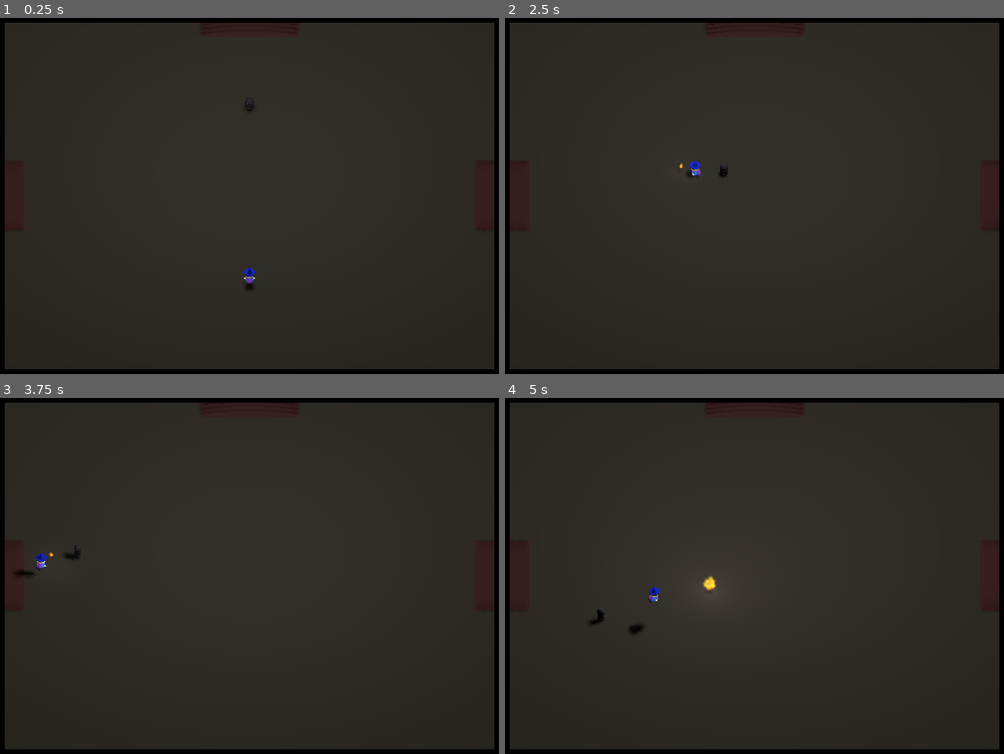
Above: before the commit, frames 1-4 (two rows, left to right).
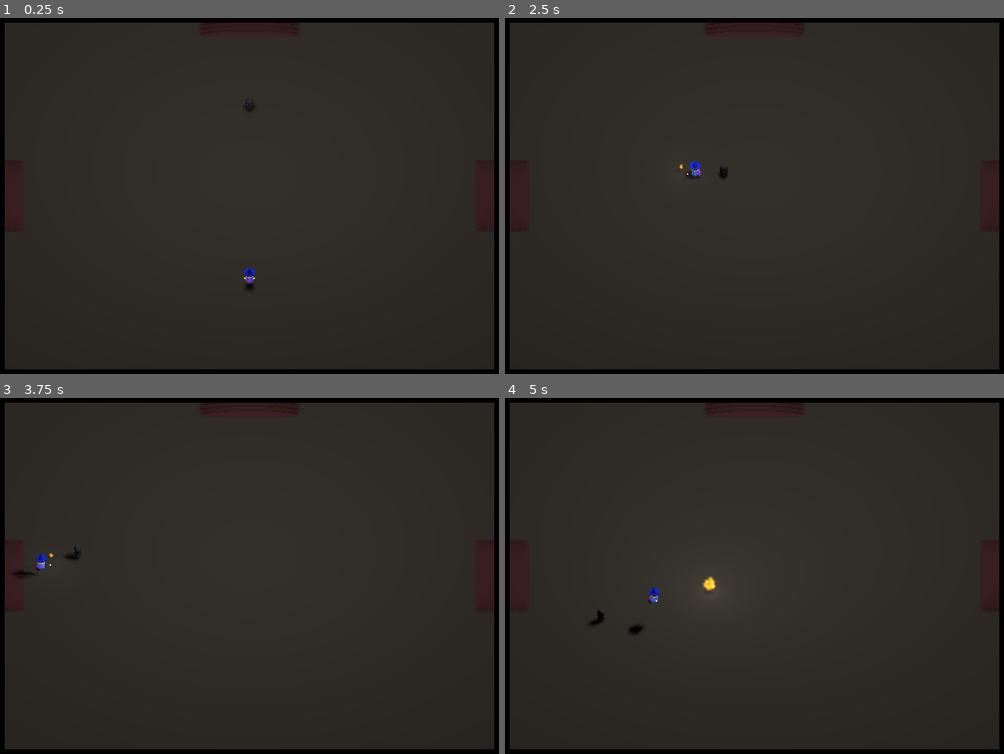
Above: after the commit, the same moments.

Repository: jaredbwasserman/game-jams
Game: Godot game, scene res://scenes/Main.tscn
Same seed, same stepped clock (60 frames per second), same inputs: the game is played once before the commit and once after it.
Inputs (mouse positions are in pixels of both pictures, inside the frame that each line leads up to):
- Up to frame 1 (0.25 s): no input
- Up to frame 2 (2.5 s): tap Enter at 0.5 s; move the mouse to (724, 270) at 0.52 s; press the mouse at (724, 270) at 0.53 s; hold Up (move_forward) 0.53-2.03 s; tap Space (jump) at 0.77, 1.25, 1.52 s; move the mouse to (944, 249) at 1.27 s; release the mouse at (944, 249) at 1.28 s; click (944, 249) at 1.35 s; move the mouse to (564, 142) at 2.02 s; press the mouse at (564, 142) at 2.03 s; hold Left (move_left) from 2.03 s (still down)
- Up to frame 3 (3.75 s): move the mouse to (279, 576) at 2.77 s; release the mouse at (279, 576) at 2.78 s; click (279, 576) at 2.85 s; tap Space (jump) at 3.02 s; move the mouse to (154, 483) at 3.52 s; release Left (move_left) at 3.53 s; press the mouse at (154, 483) at 3.53 s; hold Down (move_back) from 3.53 s (still down)
- Up to frame 4 (5 s): tap Space (jump) at 3.77, 4.52 s; move the mouse to (894, 558) at 4.27 s; release Down (move_back) at 4.28 s; release the mouse at (894, 558) at 4.28 s; hold Right (move_right) from 4.28 s (still down); click (894, 558) at 4.35 s

The runs differ from the first frame. In frame 1, less than 0.1% of the frame differs, in the area x 48-52%, y 22-74%; in frame 2, less than 0.1%; in frame 3, less than 0.1%; in frame 4, less than 0.1%, in the area x 18-43%, y 50-64%.

Commit message:
Add animation

Diff:
--- a/bgj-2022-03/scenes/Player.tscn
+++ b/bgj-2022-03/scenes/Player.tscn
@@ -37,6 +37,142 @@
 
 [sub_resource type="CapsuleShape" id=1]
 
+[sub_resource type="Animation" id=13]
+length = 0.001
+tracks/0/type = "value"
+tracks/0/path = NodePath("Pivot/Hat:translation")
+tracks/0/interp = 1
+tracks/0/loop_wrap = true
+tracks/0/imported = false
+tracks/0/enabled = true
+tracks/0/keys = {
+"times": PoolRealArray( 0 ),
+"transitions": PoolRealArray( 1 ),
+"update": 0,
+"values": [ Vector3( 0, 1.37147, 0 ) ]
+}
+tracks/1/type = "value"
+tracks/1/path = NodePath("Pivot/Face:translation")
+tracks/1/interp = 1
+tracks/1/loop_wrap = true
+tracks/1/imported = false
+tracks/1/enabled = true
+tracks/1/keys = {
+"times": PoolRealArray( 0 ),
+"transitions": PoolRealArray( 1 ),
+"update": 0,
+"values": [ Vector3( 0, 0.818934, 0 ) ]
+}
+tracks/2/type = "value"
+tracks/2/path = NodePath("Pivot/Body:translation")
+tracks/2/interp = 1
+tracks/2/loop_wrap = true
+tracks/2/imported = false
+tracks/2/enabled = true
+tracks/2/keys = {
+"times": PoolRealArray( 0 ),
+"transitions": PoolRealArray( 1 ),
+"update": 0,
+"values": [ Vector3( 0, -0.297131, 7.10543e-15 ) ]
+}
+
+[sub_resource type="Animation" id=14]
+resource_name = "walk"
+length = 1.2
+loop = true
+tracks/0/type = "value"
+tracks/0/path = NodePath("Pivot/Hat:translation")
+tracks/0/interp = 1
+tracks/0/loop_wrap = true
+tracks/0/imported = false
+tracks/0/enabled = true
+tracks/0/keys = {
+"times": PoolRealArray( 0, 1 ),
+"transitions": PoolRealArray( 2.73208, 1 ),
+"update": 0,
+"values": [ Vector3( 0, 1.6, 0 ), Vector3( 0, 1.4, 0 ) ]
+}
+tracks/1/type = "value"
+tracks/1/path = NodePath("Pivot/Face:translation")
+tracks/1/interp = 1
+tracks/1/loop_wrap = true
+tracks/1/imported = false
+tracks/1/enabled = true
+tracks/1/keys = {
+"times": PoolRealArray( 0, 0.7 ),
+"transitions": PoolRealArray( 1, 1 ),
+"update": 0,
+"values": [ Vector3( 0, 0.818934, 0 ), Vector3( 0, 1, 0 ) ]
+}
+tracks/2/type = "value"
+tracks/2/path = NodePath("Pivot/Body:translation")
+tracks/2/interp = 1
+tracks/2/loop_wrap = true
+tracks/2/imported = false
+tracks/2/enabled = true
+tracks/2/keys = {
+"times": PoolRealArray( 0, 0.6 ),
+"transitions": PoolRealArray( 1, 1 ),
+"update": 0,
+"values": [ Vector3( 0, -0.297131, 7.10543e-15 ), Vector3( 0, 0, 0 ) ]
+}
+
+[sub_resource type="Animation" id=15]
+length = 0.001
+tracks/0/type = "value"
+tracks/0/path = NodePath("Pivot/Body/RightHand:translation")
+tracks/0/interp = 1
+tracks/0/loop_wrap = true
+tracks/0/imported = false
+tracks/0/enabled = true
+tracks/0/keys = {
+"times": PoolRealArray( 0 ),
+"transitions": PoolRealArray( 1 ),
+"update": 0,
+"values": [ Vector3( 1.35875, 0, 0 ) ]
+}
+tracks/1/type = "value"
+tracks/1/path = NodePath("Pivot/Body/LeftHand:translation")
+tracks/1/interp = 1
+tracks/1/loop_wrap = true
+tracks/1/imported = false
+tracks/1/enabled = true
+tracks/1/keys = {
+"times": PoolRealArray( 0 ),
+"transitions": PoolRealArray( 1 ),
+"update": 0,
+"values": [ Vector3( -1.359, 0, 0 ) ]
+}
+
+[sub_resource type="Animation" id=16]
+resource_name = "cast"
+length = 1.2
+loop = true
+tracks/0/type = "value"
+tracks/0/path = NodePath("Pivot/Body/RightHand:translation")
+tracks/0/interp = 1
+tracks/0/loop_wrap = true
+tracks/0/imported = false
+tracks/0/enabled = true
+tracks/0/keys = {
+"times": PoolRealArray( 0, 0.4, 0.8 ),
+"transitions": PoolRealArray( 1, 1, 1 ),
+"update": 0,
+"values": [ Vector3( 2, 1.5, 0 ), Vector3( 1.8, 1.5, 0.2 ), Vector3( 1.8, 1.5, -0.2 ) ]
+}
+tracks/1/type = "value"
+tracks/1/path = NodePath("Pivot/Body/LeftHand:translation")
+tracks/1/interp = 1
+tracks/1/loop_wrap = true
+tracks/1/imported = false
+tracks/1/enabled = true
+tracks/1/keys = {
+"times": PoolRealArray( 0, 0.4, 0.8 ),
+"transitions": PoolRealArray( 1, 1, 1 ),
+"update": 0,
+"values": [ Vector3( -2, 1.5, 0 ), Vector3( -1.8, 1.5, 0.2 ), Vector3( -1.8, 1.5, -0.2 ) ]
+}
+
 [node name="Player" type="KinematicBody"]
 collision_mask = 14
 script = ExtResource( 2 )
@@ -102,11 +238,12 @@
 mesh = SubResource( 9 )
 material/0 = SubResource( 10 )
 
-[node name="Cape" type="MeshInstance" parent="Pivot"]
-transform = Transform( 1, 0, 0, 0, 0.964428, 0.264344, 0, -0.264344, 0.964428, 0, -0.332641, 0.850642 )
+[node name="Cape" type="MeshInstance" parent="Pivot/Body"]
+transform = Transform( 1.33333, 0, 0, 0, 0.352459, -1.2859, 0, 1.2859, 0.352459, 0, -1.1944, -0.19128 )
 portal_mode = 2
 include_in_bound = false
 mesh = SubResource( 11 )
+skeleton = NodePath("../..")
 material/0 = SubResource( 12 )
 
 [node name="CollisionShape" type="CollisionShape" parent="."]
@@ -140,6 +277,13 @@
 
 [node name="Stats" parent="." instance=ExtResource( 3 )]
 
-[connection signal="area_entered" from="RoomDetector" to="." method="_on_Area_area_entered"]
+[node name="WalkAnim" type="AnimationPlayer" parent="."]
+anims/RESET = SubResource( 13 )
+anims/walk = SubResource( 14 )
+
+[node name="CastAnim" type="AnimationPlayer" parent="."]
+anims/RESET = SubResource( 15 )
+anims/cast = SubResource( 16 )
+
 [connection signal="area_entered" from="RoomDetector" to="." method="_on_RoomDetector_area_entered"]
 [connection signal="area_exited" from="RoomDetector" to="." method="_on_RoomDetector_area_exited"]
--- a/bgj-2022-03/scripts/Mob.gd
+++ b/bgj-2022-03/scripts/Mob.gd
@@ -10,7 +10,7 @@
 export var accel_radius = 40
 
 # Radius can attack
-export var att_radius = 3
+export var att_radius = 3.5
 
 # Amount of damage per attack
 export var att_damage = 1
@@ -32,6 +32,7 @@
 
 
 func enable():
+	_on_MoveTimer_timeout()
 	$MoveTimer.start()
 	set_physics_process(true)
 
@@ -45,7 +46,6 @@
 
 func _ready():
 	spawn_point = global_transform.origin
-	target = spawn_point
 	disable_and_reset()
 
 
--- a/bgj-2022-03/scripts/Player.gd
+++ b/bgj-2022-03/scripts/Player.gd
@@ -37,12 +37,18 @@
 
 	# Power up spell
 	if Input.is_action_pressed("shoot"):
+		$CastAnim.play("cast")
+		$CastAnim.playback_speed = 4
+
 		_init_spell_if_needed()
 		_update_spell_pos()
 		spell.add_charge(1)
 
 	# Shoot spell
 	if Input.is_action_just_released("shoot"):
+		$CastAnim.stop()
+		$CastAnim.play("RESET")
+
 		_init_spell_if_needed()
 		spell.shoot($Pivot.rotation)
 		spell = null
@@ -63,8 +69,7 @@
 	if Input.is_action_pressed("move_forward"):
 		direction.z -= 1
 
-	if direction != Vector3.ZERO:
-		direction = direction.normalized()
+	direction = direction.normalized()
 
 	# Move more slowly while charging spell
 	var speed = max_speed
@@ -74,6 +79,18 @@
 			min_speed,
 			max_speed
 		)
+
+	# Animation
+	if direction != Vector3.ZERO and is_on_floor():
+		$WalkAnim.play("walk")
+		$WalkAnim.playback_speed = clamp(
+			4 * speed/max_speed,
+			1,
+			4
+		)
+	else:
+		$WalkAnim.stop()
+		$WalkAnim.play("RESET")
 
 	velocity.x = direction.x * speed
 	velocity.z = direction.z * speed
--- a/bgj-2022-03/scripts/Stats.gd
+++ b/bgj-2022-03/scripts/Stats.gd
@@ -2,6 +2,7 @@
 
 class_name Stats
 
+signal took_damage_signal
 signal dead_signal
 
 # Max HP param
@@ -12,9 +13,8 @@
 
 
 func take_damage(damage):
+	# print(get_parent().get_name(), " took ", damage, ", now ", cur_hp, " / ", max_hp )
 	cur_hp -= damage
-
-	# print("Unit ", get_parent().get_name(), " take damage ", damage, " new hp ", cur_hp, " / ", max_hp )
-
+	emit_signal("took_damage_signal")
 	if cur_hp <= 0:
 		emit_signal("dead_signal")
Not shown: 1 places in bgj-2022-03/scenes/Player.tscn that only renumber resources
